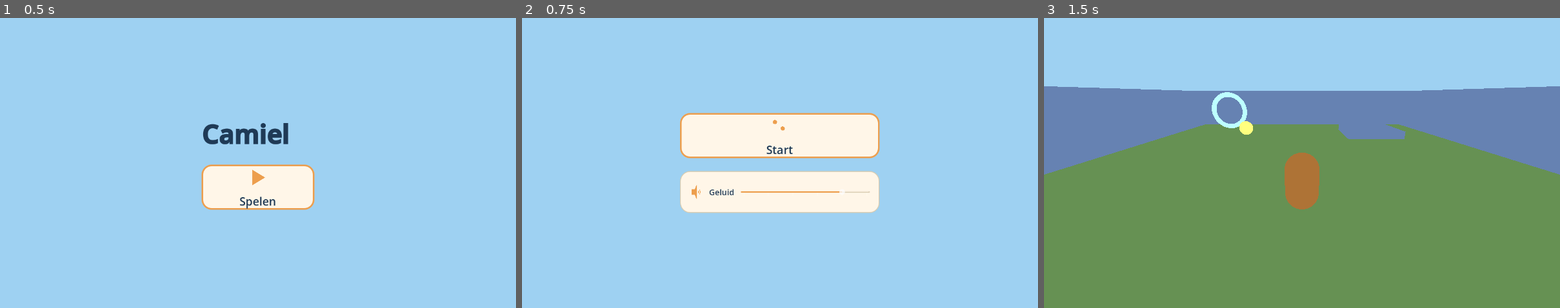
Above: before the commit, frames 1-3 (left to right).
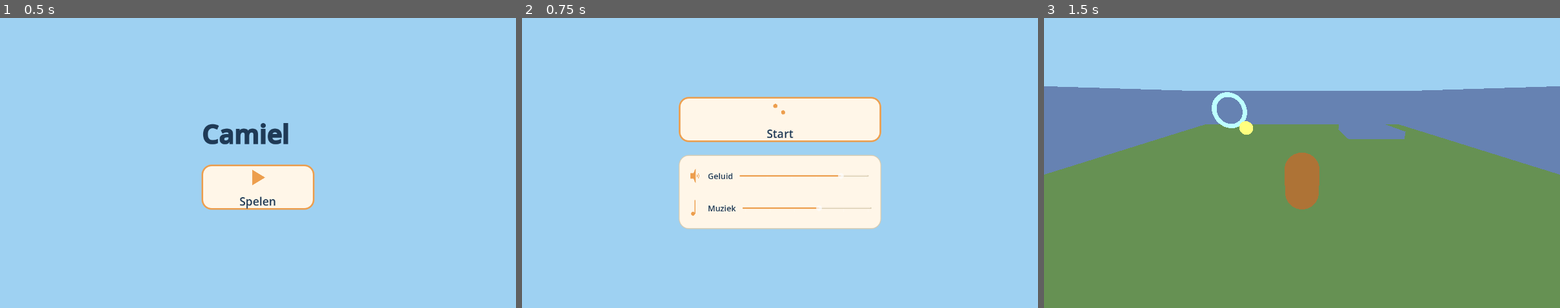
Above: after the commit, the same moments.

Repository: Euraika-Labs/Project-Camiel
Game: Godot game, scene res://scenes/title_screen.tscn
The game is run twice, just before and just after one commit, with the same random seed, the same clock (stepped at 60 frames per second) and the same inputs.
Inputs (mouse positions are in pixels of both pictures, inside the frame that each line leads up to; where the layout moved, square brackets give the same spot in the first picture):
- Up to frame 1 (0.5 s): no input
- Up to frame 2 (0.75 s): click (780, 186) at 0.5 s
- Up to frame 3 (1.5 s): click (1302, 119) [1302, 136] at 1.25 s

Frame 1 is identical in both runs. In frame 2, 9.8% of the frame differs, in the area x 30-70%, y 27-73%; in frame 3, nothing differs.

Commit message:
feat(02-05): music slider and explicit main-menu focus order (Task 2)
- AudioRows/BgmRow added to scenes/main_menu.tscn: music-note icon,
  "Muziek" label, %BgmSlider (0-100 step 5, default 60, min size 320x56)
- Explicit focus_neighbor_top/bottom and focus_next/previous wired on
  StartButton, %SfxSlider and %BgmSlider (Start -> Sfx -> Bgm, both
  directions) rather than relying on Godot's spatial focus inference
- main_menu.gd connects %BgmSlider.value_changed and reads its initial
  position back from AudioManager.get_bgm_volume()
- probe_audio_buses.gd gained _case_menu_bgm_slider (mirrors the SFX case:
  read-back, bus isolation both directions) and _case_menu_focus_order
  (asserts initial focus and every declared neighbour path)
- Godot's GDScript loader ignores ResourceLoader.CACHE_MODE_IGNORE and
  always returns a singleton per script path, so PackedScene.pack() dedupes
  SfxIcon's and BgmIcon's vector_icon.gd reference into one ext_resource;
  the generator's post-processing step splits it into two (still pointing
  at the same file) so each icon row owns its own declaration

Diff:
--- a/scenes/main_menu.tscn
+++ b/scenes/main_menu.tscn
@@ -5,12 +5,15 @@
 [ext_resource type="PackedScene" path="res://scenes/ui/menu_button.tscn" id="3_rtw2f"]
 [ext_resource type="Script" path="res://scripts/ui/menu_button.gd" id="4_oa1go"]
 [ext_resource type="Script" path="res://scripts/ui/vector_icon.gd" id="5_8ln24"]
+[ext_resource type="Script" path="res://scripts/ui/vector_icon.gd" id="6_bgm01"]
 
 [node name="MainMenu" type="Control" unique_id=363801507]
 layout_mode = 3
 anchors_preset = 15
 anchor_right = 1.0
 anchor_bottom = 1.0
+grow_horizontal = 2
+grow_vertical = 2
 theme = ExtResource("1_wu84c")
 script = ExtResource("2_8ln24")
 
@@ -41,6 +44,8 @@
 unique_name_in_owner = true
 custom_minimum_size = Vector2(280, 112)
 layout_mode = 2
+focus_neighbor_bottom = NodePath("../AudioPanel/AudioRows/SfxRow/SfxSlider")
+focus_next = NodePath("../AudioPanel/AudioRows/SfxRow/SfxSlider")
 theme = ExtResource("1_wu84c")
 script = ExtResource("4_oa1go")
 label_text = "Start"
@@ -72,7 +77,37 @@
 unique_name_in_owner = true
 custom_minimum_size = Vector2(320, 56)
 layout_mode = 2
+focus_neighbor_top = NodePath("../../../../StartButton")
+focus_neighbor_bottom = NodePath("../../BgmRow/BgmSlider")
+focus_next = NodePath("../../BgmRow/BgmSlider")
+focus_previous = NodePath("../../../../StartButton")
 step = 5.0
 value = 80.0
 tick_count = 6
 ticks_on_borders = true
+
+[node name="BgmRow" type="HBoxContainer" parent="CenterContainer/MarginContainer/Content/AudioPanel/AudioRows" unique_id=1269776210]
+layout_mode = 2
+theme_override_constants/separation = 16
+
+[node name="BgmIcon" type="Control" parent="CenterContainer/MarginContainer/Content/AudioPanel/AudioRows/BgmRow" unique_id=1102805902]
+custom_minimum_size = Vector2(32, 32)
+layout_mode = 2
+script = ExtResource("6_bgm01")
+icon_kind = "music_note"
+
+[node name="BgmLabel" type="Label" parent="CenterContainer/MarginContainer/Content/AudioPanel/AudioRows/BgmRow" unique_id=515609273]
+layout_mode = 2
+theme_type_variation = &"SmallLabel"
+text = "Muziek"
+
+[node name="BgmSlider" type="HSlider" parent="CenterContainer/MarginContainer/Content/AudioPanel/AudioRows/BgmRow" unique_id=1865827561]
+unique_name_in_owner = true
+custom_minimum_size = Vector2(320, 56)
+layout_mode = 2
+focus_neighbor_top = NodePath("../../SfxRow/SfxSlider")
+focus_previous = NodePath("../../SfxRow/SfxSlider")
+step = 5.0
+value = 60.0
+tick_count = 6
+ticks_on_borders = true
--- a/scripts/main_menu.gd
+++ b/scripts/main_menu.gd
@@ -20,6 +20,9 @@
 	%SfxSlider.value_changed.connect(_on_sfx_slider_value_changed)
 	%SfxSlider.set_value_no_signal(AudioManager.get_sfx_volume() * 100.0)
 
+	%BgmSlider.value_changed.connect(_on_bgm_slider_value_changed)
+	%BgmSlider.set_value_no_signal(AudioManager.get_bgm_volume() * 100.0)
+
 
 func _on_start_button_pressed() -> void:
 	if _transitioning:
@@ -31,3 +34,7 @@
 
 func _on_sfx_slider_value_changed(value: float) -> void:
 	AudioManager.set_sfx_volume(value / 100.0)
+
+
+func _on_bgm_slider_value_changed(value: float) -> void:
+	AudioManager.set_bgm_volume(value / 100.0)
--- a/scripts/tools/probe_audio_buses.gd
+++ b/scripts/tools/probe_audio_buses.gd
@@ -46,6 +46,8 @@
 	await _case_sfx_plays()
 	await _case_sfx_volume_isolation()
 	await _case_menu_sfx_slider()
+	await _case_menu_bgm_slider()
+	await _case_menu_focus_order()
 
 	if _cases_run == 0:
 		push_error("Audio bus probe ran no cases.")
@@ -355,3 +357,132 @@
 
 	_cases_run += 1
 	print("PASS menu_sfx_slider")
+
+
+func _case_menu_bgm_slider() -> void:
+	var music_idx := AudioServer.get_bus_index(BUS_MUSIC)
+	var sfx_idx := AudioServer.get_bus_index(BUS_SFX)
+
+	_audio_manager.set_bgm_volume(0.42)
+	var packed: PackedScene = load("res://scenes/main_menu.tscn")
+	var menu: Control = packed.instantiate()
+	root.add_child(menu)
+	await process_frame
+	await process_frame
+
+	var slider := menu.get_node_or_null("%BgmSlider") as HSlider
+	if slider == null:
+		push_error("main_menu.tscn has no %BgmSlider node.")
+		menu.queue_free()
+		quit(1)
+		return
+
+	if slider.min_value != 0 or slider.max_value != 100 or slider.step != 5:
+		push_error("%%BgmSlider range is %f-%f step %f, expected 0-100 step 5." % [slider.min_value, slider.max_value, slider.step])
+		menu.queue_free()
+		quit(1)
+		return
+
+	if slider.custom_minimum_size.x < 320.0 or slider.custom_minimum_size.y < 56.0:
+		push_error("%%BgmSlider custom_minimum_size is %s, expected at least (320, 56)." % slider.custom_minimum_size)
+		menu.queue_free()
+		quit(1)
+		return
+
+	var expected_value := 0.42 * 100.0
+	if absf(slider.value - expected_value) > 2.5:
+		push_error("%%BgmSlider.value on open was %f, expected ~%f (read-back from AudioManager, not the scene default)." % [slider.value, expected_value])
+		menu.queue_free()
+		quit(1)
+		return
+
+	var sfx_before := AudioServer.get_bus_volume_db(sfx_idx)
+	slider.value = 50
+	await process_frame
+
+	var expected_db := linear_to_db(0.5)
+	if not is_equal_approx(AudioServer.get_bus_volume_db(music_idx), expected_db):
+		push_error("Moving %%BgmSlider to 50 set Music bus volume_db to %f, expected %f." % [AudioServer.get_bus_volume_db(music_idx), expected_db])
+		menu.queue_free()
+		quit(1)
+		return
+	if not is_equal_approx(AudioServer.get_bus_volume_db(sfx_idx), sfx_before):
+		push_error("Moving %BgmSlider changed the SFX bus volume_db.")
+		menu.queue_free()
+		quit(1)
+		return
+
+	_audio_manager.set_bgm_volume(0.6)
+	menu.queue_free()
+
+	_cases_run += 1
+	print("PASS menu_bgm_slider")
+
+
+func _case_menu_focus_order() -> void:
+	var packed: PackedScene = load("res://scenes/main_menu.tscn")
+	var menu: Control = packed.instantiate()
+	root.add_child(menu)
+	await process_frame
+	await process_frame
+
+	var start_button: Control = menu.get_node_or_null("%StartButton")
+	var sfx_slider: Control = menu.get_node_or_null("%SfxSlider")
+	var bgm_slider: Control = menu.get_node_or_null("%BgmSlider")
+	if start_button == null or sfx_slider == null or bgm_slider == null:
+		push_error("menu_focus_order: one of %StartButton/%SfxSlider/%BgmSlider is missing.")
+		menu.queue_free()
+		quit(1)
+		return
+
+	if not start_button.has_focus():
+		push_error("menu_focus_order: %StartButton does not hold focus on open.")
+		menu.queue_free()
+		quit(1)
+		return
+
+	var expectations := {
+		start_button: {"down": sfx_slider, "up": null},
+		sfx_slider: {"down": bgm_slider, "up": start_button},
+		bgm_slider: {"down": null, "up": sfx_slider},
+	}
+	for control: Control in expectations.keys():
+		var expected_down: Variant = expectations[control]["down"]
+		var expected_up: Variant = expectations[control]["up"]
+
+		var down_path: NodePath = control.focus_neighbor_bottom
+		var down_node: Node = control.get_node_or_null(down_path) if not down_path.is_empty() else null
+		if expected_down != null and down_node != expected_down:
+			push_error("menu_focus_order: %s's downward focus neighbour is %s, expected %s." % [control.name, down_node, expected_down])
+			menu.queue_free()
+			quit(1)
+			return
+
+		var up_path: NodePath = control.focus_neighbor_top
+		var up_node: Node = control.get_node_or_null(up_path) if not up_path.is_empty() else null
+		if expected_up != null and up_node != expected_up:
+			push_error("menu_focus_order: %s's upward focus neighbour is %s, expected %s." % [control.name, up_node, expected_up])
+			menu.queue_free()
+			quit(1)
+			return
+
+		var next_path: NodePath = control.focus_next
+		var next_node: Node = control.get_node_or_null(next_path) if not next_path.is_empty() else null
+		if expected_down != null and next_node != expected_down:
+			push_error("menu_focus_order: %s's focus_next is %s, expected %s." % [control.name, next_node, expected_down])
+			menu.queue_free()
+			quit(1)
+			return
+
+		var prev_path: NodePath = control.focus_previous
+		var prev_node: Node = control.get_node_or_null(prev_path) if not prev_path.is_empty() else null
+		if expected_up != null and prev_node != expected_up:
+			push_error("menu_focus_order: %s's focus_previous is %s, expected %s." % [control.name, prev_node, expected_up])
+			menu.queue_free()
+			quit(1)
+			return
+
+	menu.queue_free()
+
+	_cases_run += 1
+	print("PASS menu_focus_order")
